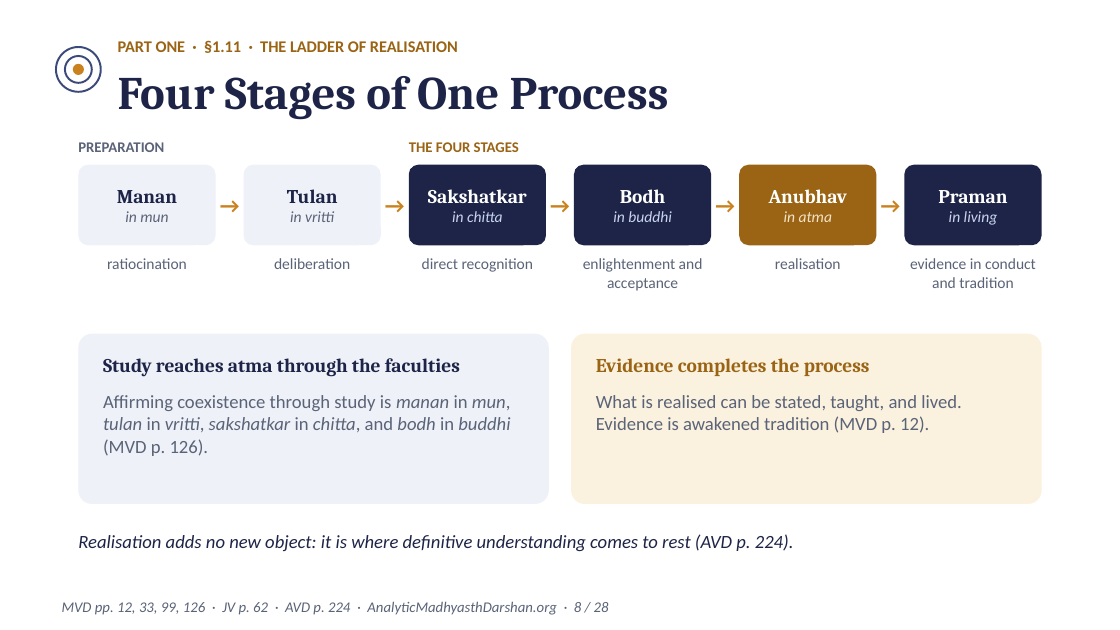
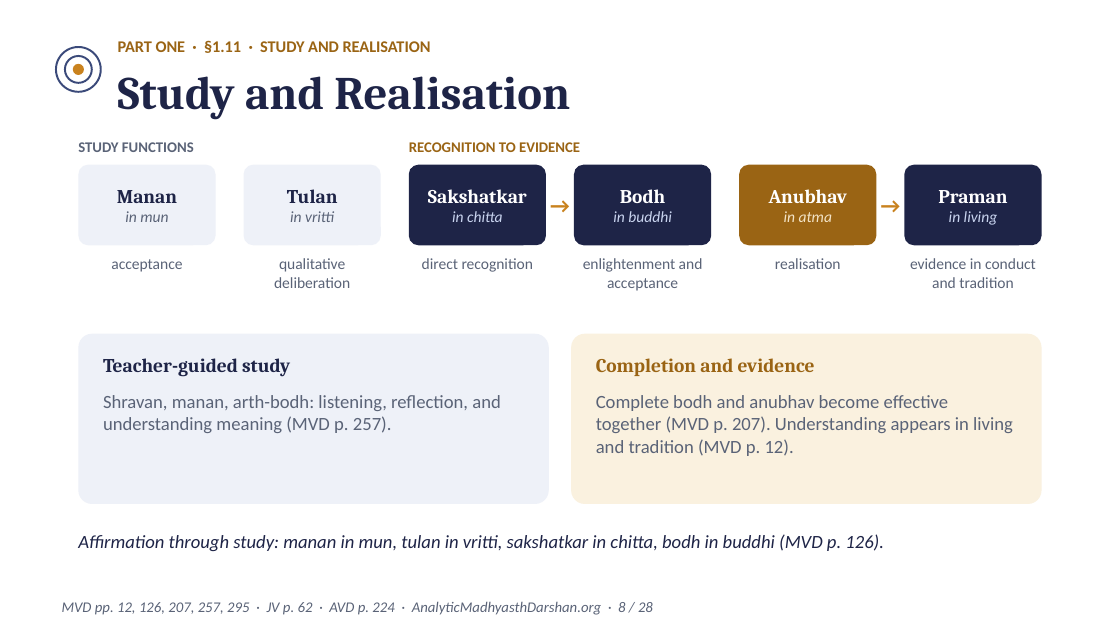
Before and after one commit to raghavamohan/AnalyticMadhyasthDarshan, a slide deck: slide 8 of Studies/Spiritual-Practice-And-Realization/Spiritual-Practice-And-Realization-Madhyasth-Darshan.pptx. Drawn at 1120x630 pixels with LibreOffice and Linux fonts; fonts in the diff are those of the drawing. Boxes give left, top, right and bottom in pixels: in the first picture for what was removed or moved away, otherwise in the second. Text is boxed around its words. In the diff, an @@ line names an element or a change of style, - is before the commit and + after.

Commit message:
Clarify spirituality study and realization deck

```diff
--- a/Studies/Spiritual-Practice-And-Realization/Spiritual-Practice-And-Realization-Madhyasth-Darshan.pptx
+++ b/Studies/Spiritual-Practice-And-Realization/Spiritual-Practice-And-Realization-Madhyasth-Darshan.pptx
@@ text at (118,40,431,53): text changed @@
-PART ONE · §1.11 · THE LADDER OF REALISATION
+PART ONE · §1.11 · STUDY AND REALISATION
@@ text at (118,76,570,119): text changed @@
-Four Stages of One Process
+Study and Realisation
@@ text at (78,142,194,152): text changed @@
-PREPARATION
+STUDY FUNCTIONS
@@ text at (409,142,580,152): text changed @@
-THE FOUR STAGES
+RECOGNITION TO EVIDENCE
@@ text removed at (216,177,244,233) @@
-→
@@ text removed at (381,177,409,233) @@
-→
@@ text removed at (711,177,739,233) @@
-→
@@ text at (111,259,182,272): text changed @@
-ratiocination
+acceptance
@@ text at (274,258,350,288): text changed @@
-deliberation
+qualitative deliberation
@@ text at (103,358,290,377): text changed @@
-Study reaches atma through the faculties
+Teacher-guided study
@@ text at (596,358,815,376): text changed @@
-Evidence completes the process
+Completion and evidence
@@ text at (103,395,501,433): text changed @@
-Affirming coexistence through study is manan in mun, tulan in vritti, sakshatkar in chitta, and bodh in buddhi (MVD p. 126).
+Shravan, manan, arth-bodh: listening, reflection, and understanding meaning (MVD p. 257).
@@ text at (596,395,1013,456): text changed @@
-What is realised can be stated, taught, and lived. Evidence is awakened tradition (MVD p. 12).
+Complete bodh and anubhav become effective together (MVD p. 207). Understanding appears in living and tradition (MVD p. 12).
@@ text at (78,534,884,551): text changed @@
-Realisation adds no new object: it is where definitive understanding comes to rest (AVD p. 224).
+Affirmation through study: manan in mun, tulan in vritti, sakshatkar in chitta, bodh in buddhi (MVD p. 126).
@@ text at (62,602,653,615): text changed @@
-MVD pp. 12, 33, 99, 126 · JV p. 62 · AVD p. 224 · AnalyticMadhyasthDarshan.org · 8 / 28
+MVD pp. 12, 126, 207, 257, 295 · JV p. 62 · AVD p. 224 · AnalyticMadhyasthDarshan.org · 8 / 28
```
Also in this commit, not shown: 12 other slides changed, 16 other files.
